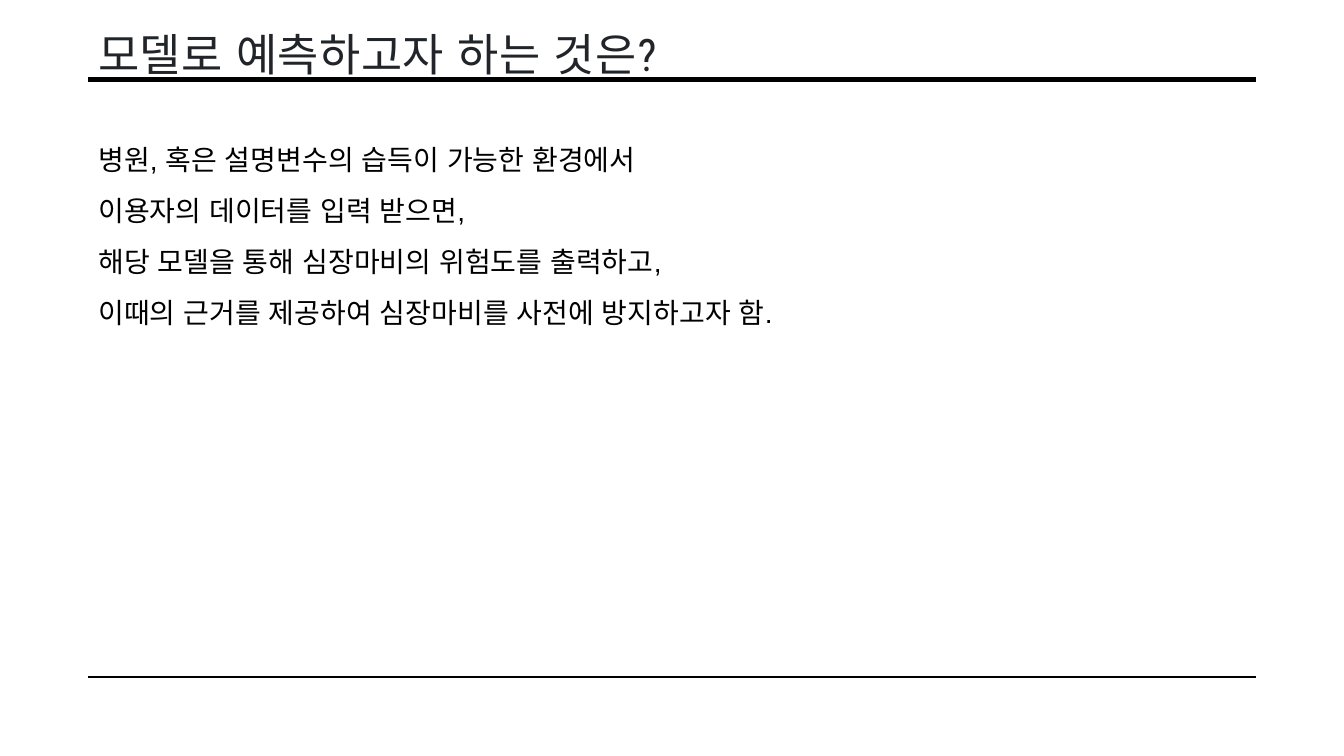
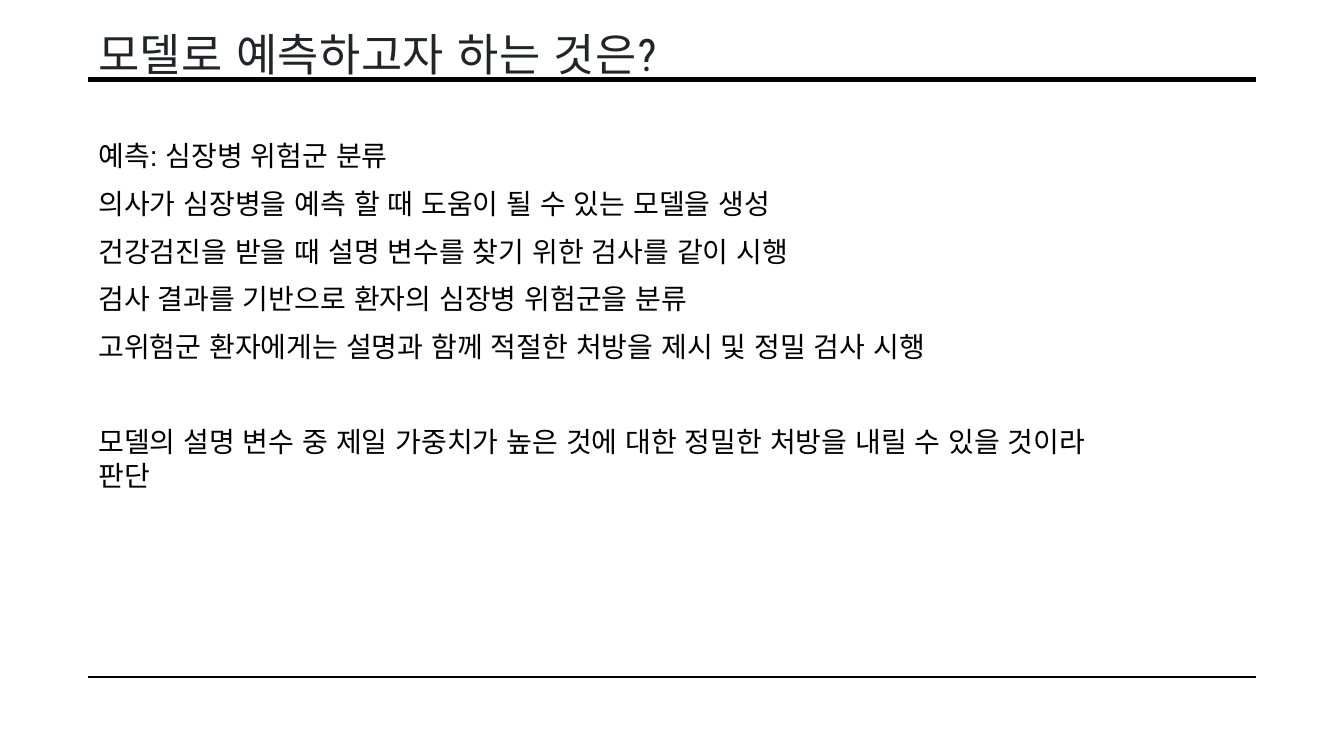
Before and after one commit to pillwood/Heart-Disease-Prediction, a slide deck: slide 10 of 201조 데이터 전처리.pptx (slide 16 before the commit). Drawn at 1344x756 pixels with LibreOffice and Linux fonts; fonts in the diff are those of the drawing. Boxes give left, top, right and bottom in pixels: in the first picture for what was removed or moved away, otherwise in the second. Text is boxed around its words. In the diff, an @@ line names an element or a change of style, - is before the commit and + after.

```diff
--- a/201조 데이터 전처리.pptx
+++ b/201조 데이터 전처리.pptx
@@ text at [98, 142, 1085, 488]: text changed @@
-병원, 혹은 설명변수의 습득이 가능한 환경에서
-이용자의 데이터를 입력 받으면,
-해당 모델을 통해 심장마비의 위험도를 출력하고,
-이때의 근거를 제공하여 심장마비를 사전에 방지하고자 함.
+예측: 심장병 위험군 분류
+의사가 심장병을 예측 할 때 도움이 될 수 있는 모델을 생성
+건강검진을 받을 때 설명 변수를 찾기 위한 검사를 같이 시행
+검사 결과를 기반으로 환자의 심장병 위험군을 분류
+고위험군 환자에게는 설명과 함께 적절한 처방을 제시 및 정밀 검사 시행
+모델의 설명 변수 중 제일 가중치가 높은 것에 대한 정밀한 처방을 내릴 수 있을 것이라 판단
```
Also in this commit, not shown: 9 other slides changed, 6 slides removed.
